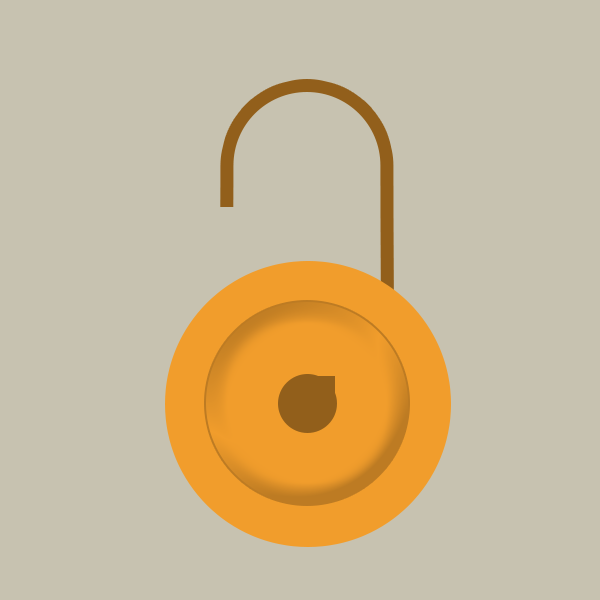
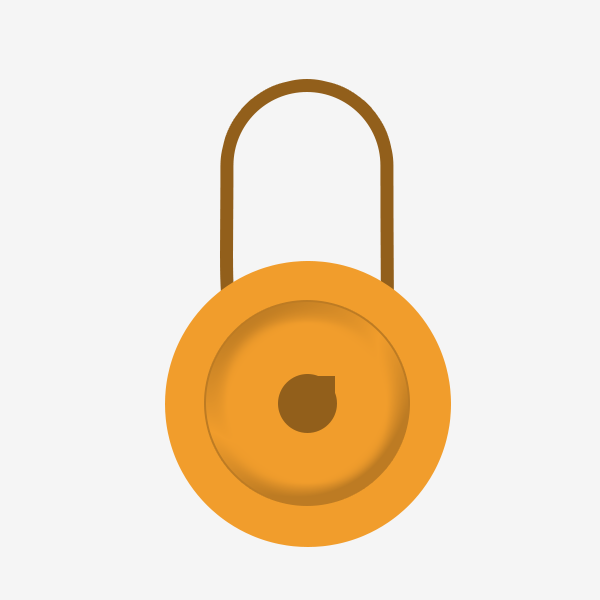
The second 600px x 600px image is a revision of the first. Changes to its layers:
added group "Group 1" with 9 layers above "Layer 0" over [210, 78, 407, 301]
moved "lock" into group "Group 1", painted on it, unmasked it over [219, 78, 395, 292]
